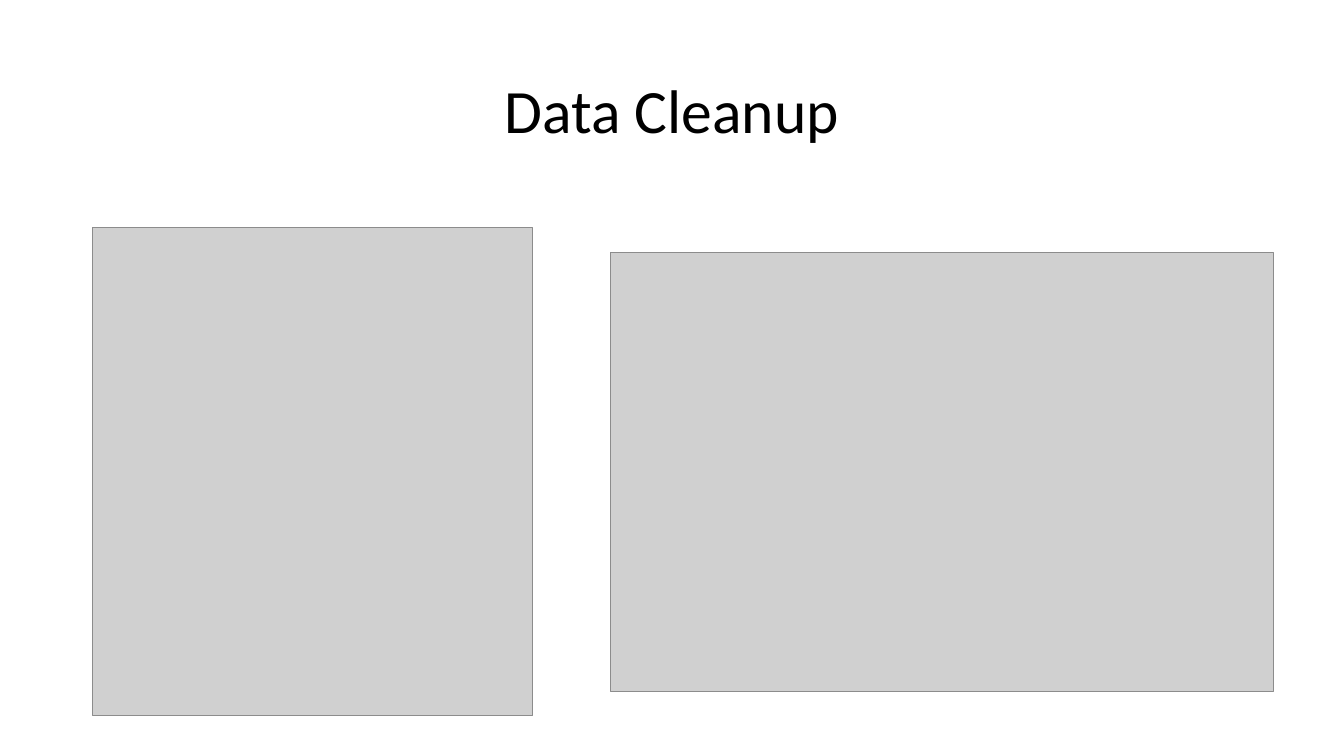
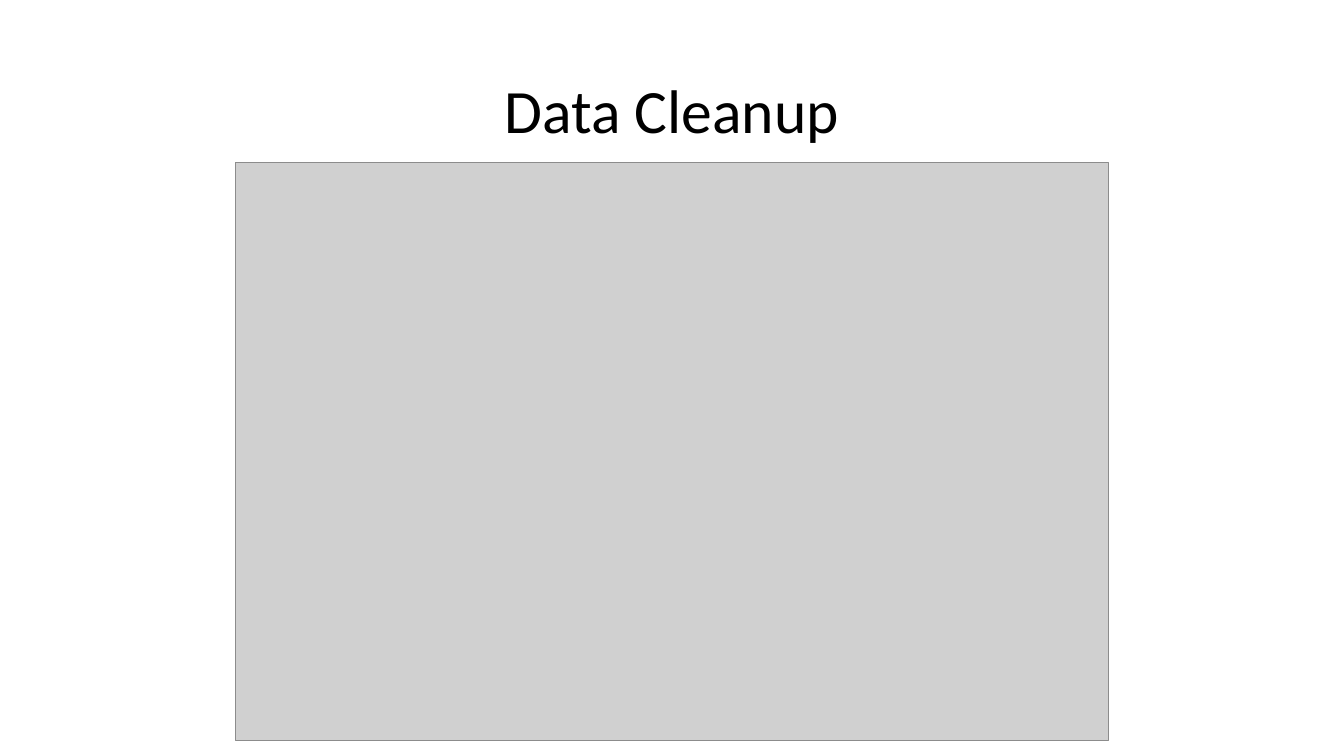
Before and after one commit to ConnerSick/Project-1, a slide deck: slide 4 of Geographic Factors on US Population Growth.pptx. Drawn at 1344x756 pixels with LibreOffice and Linux fonts; fonts in the diff are those of the drawing; grey boxes stand for pictures; background and template pictures are left out. Boxes give left, top, right and bottom in pixels: in the first picture for what was removed or moved away, otherwise in the second. Text is boxed around its words. In the diff, an @@ line names an element or a change of style, - is before the commit and + after.

```diff
--- a/Geographic Factors on US Population Growth.pptx
+++ b/Geographic Factors on US Population Growth.pptx
@@ picture: place and size @@
-picture at (610,252,1273,692)
+picture at (236,162,1109,740)
@@ picture removed at (93,228,533,716) @@
```
Also in this commit, not shown: 3 other slides changed, 2 slides added, 1 other file.
